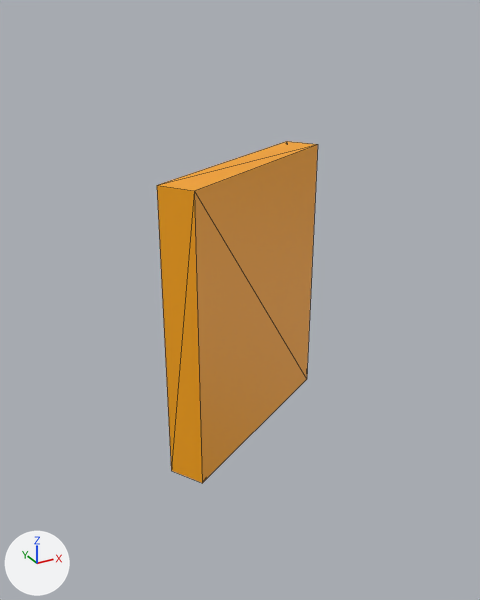
Before and after pictures for a commit that changed the glTF model assets/DataModel11_3/Sahne3.4/Bar5.gltf.
Rendered twice from a 50 mm lens placed at (0.5624, -0.0569, -0.5422), pointed at (0.5756, -0.033, -0.5542). The axes (+X, +Y, +Z) are drawn at lower left. The lights are the same throughout. Mesh edges are drawn as thin lines. Where no turn or scale is listed for an object, it has been applied to the vertices. Vertices at the same position are counted once.
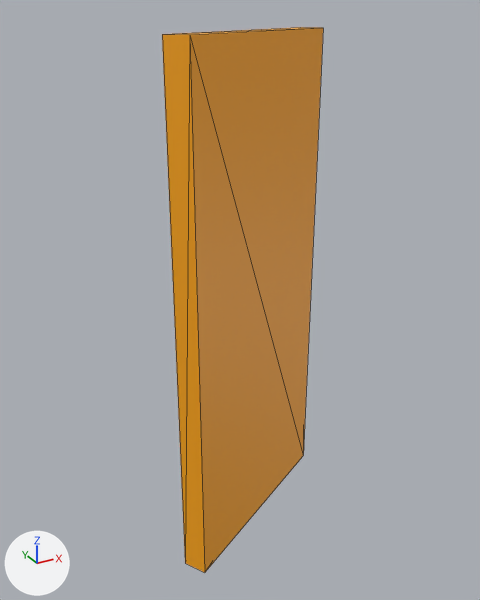
Boxes (x1, y1, x2, y2) around the edits, measured in the pictures (480 x 600 px):
'Cube.042', reshaped (59% taller): before (157, 141, 318, 483); after (162, 27, 323, 573)

Edits to the bpy script that builds the scene:
```text
Change me_cube_028:
    where me_cube_028.from_pydata(...)  # 8 vertices, 12 faces; spans x 0.41456..0.42403, y 0.23472..0.24112, z -0.56049..-0.54798
    used by ob_cube_042; location = (0.15652, -0.2711, 0.0)
    me_cube_028 part 1
    me_cube_028.vertices[0].co: (0.41456, 0.23612, -0.54799) -> (0.41483, 0.23567, -0.54299)  # pixel (156, 185) -> pixel (162, 34)
    me_cube_028.vertices[1].co: (0.41537, 0.23472, -0.54798) -> (0.41537, 0.23472, -0.54298)  # pixel (194, 190) -> pixel (189, 34)
    me_cube_028.vertices[2].co: (0.42322, 0.24112, -0.54799) -> (0.42349, 0.24067, -0.54299)  # pixel (286, 141) -> pixel (300, 27)
    me_cube_028.vertices[3].co: (0.42403, 0.23972, -0.54798) -> (0.42403, 0.23972, -0.54298)  # pixel (317, 144) -> pixel (323, 27)
    me_cube_028.vertices[4].co: (0.41456, 0.23612, -0.56049) -> (0.41483, 0.23567, -0.56549)  # pixel (171, 470) -> pixel (185, 563)
    me_cube_028.vertices[5].co: (0.41537, 0.23473, -0.56048) -> (0.41537, 0.23473, -0.56548)  # pixel (202, 483) -> pixel (204, 572)
    me_cube_028.vertices[6].co: (0.42322, 0.24112, -0.56049) -> (0.42349, 0.24067, -0.56549)
    me_cube_028.vertices[7].co: (0.42403, 0.23973, -0.56048) -> (0.42404, 0.23973, -0.56548)  # pixel (306, 379) -> pixel (303, 455)
```
